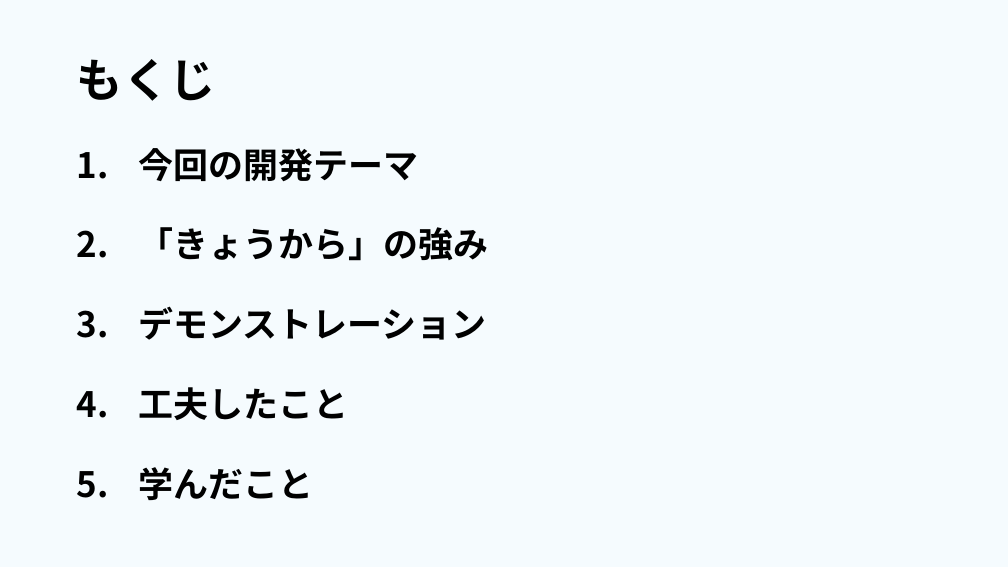
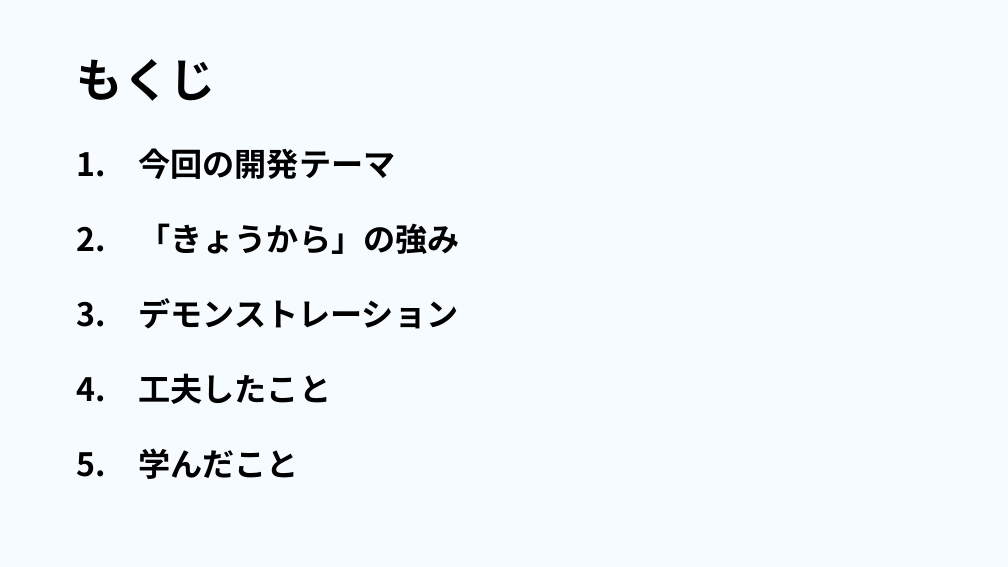
Before and after one commit to dojo2023/E-4, a slide deck: slide 3 of 共有用フォルダー/成果発表.pptx. Drawn at 1008x567 pixels with LibreOffice and Linux fonts; fonts in the diff are those of the drawing. Boxes give left, top, right and bottom in pixels: in the first picture for what was removed or moved away, otherwise in the second. Text is boxed around its words. In the diff, an @@ line names an element or a change of style, - is before the commit and + after.

```diff
--- a/共有用フォルダー/成果発表.pptx
+++ b/共有用フォルダー/成果発表.pptx
@@ text "今回の開発テーマ" at [138,148,459,479]: size 33.3 to 30.6 pt @@
```
Also in this commit, not shown: 2 other slides changed, 2 slides added, 2 slides removed, 1 other file.
